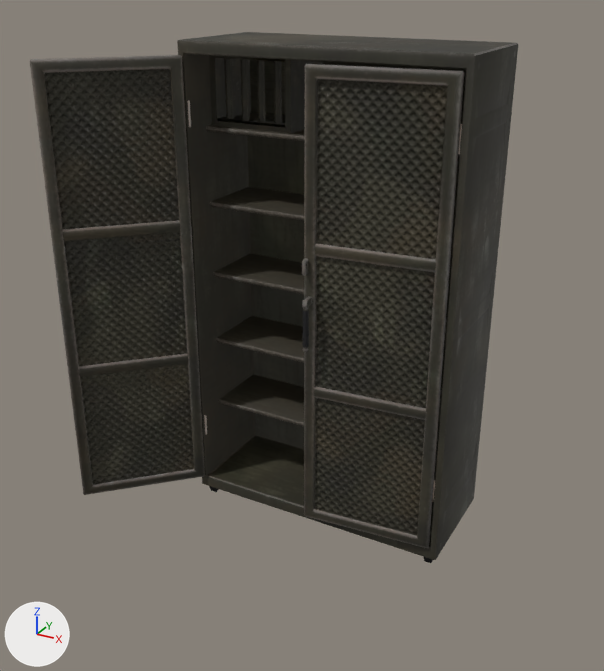
One commit to the FBX model Assets/_GoodCopBadCop/_Models/locker-equipment/source/Locker_Equipment/Locker_Equipment.fbx: the scene before it, then after it.
The view is the same before and after, from a 50 mm lens placed at (1.46, -2.99, 2.3), pointed at (-0.03, -0.27, 0.94). Arrows for +X, +Y and +Z are at lower left; the lights stay in place. The picture after the commit comes second. Where no turn or scale is listed for an object, it has been applied to the vertices.

Objects in the first picture: 'Cube', 'Cube.002', 'locker_Equip_01', 'locker_Equip_01.001', 'locker_Equip_01_L_Door', 'locker_Equip_01_R_Door'.
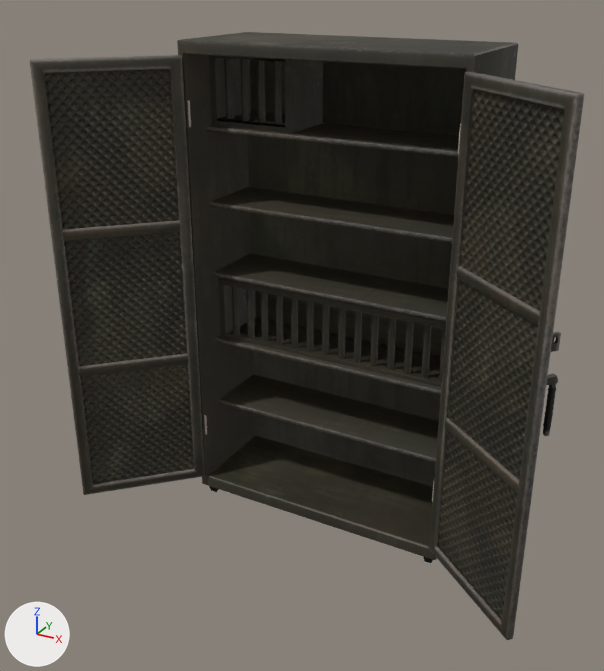
Pixel boxes (x1, y1, x2, y2) of what changed, in the pictures (604 x 671 px):
'locker_Equip_01_R_Door', turned
    before: (302, 64, 464, 548)
    after: (429, 72, 584, 640)
'Cube.003', added
    after: (219, 278, 446, 387)
'Cube.001', added
    after: (224, 283, 446, 386)
'locker_Equip_01.001', unchanged, uncovered by the edit
    before: (206, 125, 460, 463)
    after: (206, 123, 459, 463)

The change, as a diff of the scene's bpy script:
```diff
--- a/Assets/_GoodCopBadCop/_Models/locker-equipment/source/Locker_Equipment/Locker_Equipment.fbx.py
+++ b/Assets/_GoodCopBadCop/_Models/locker-equipment/source/Locker_Equipment/Locker_Equipment.fbx.py
@@ me_cube_002 @@
+me_cube_002.from_pydata(...)  # 196 vertices, 136 faces; spans x -0.574..0.504, y -0.015..0.033, z -0.256..-0.001
+me_cube_002.materials.append(mat_locker_equip_01_body)
@@ me_cube_003 @@
+me_cube_003.from_pydata(...)  # 16 vertices, 13 faces; spans x -0.186..0.929, y -0.096..0.17, z -0.148..0.148
+me_cube_003.materials.append(mat_locker_equip_01_body)
@@ ob_locker_equip_01_r_door @@
 ob_locker_equip_01_r_door.location = (0.561, -0.253, 1.047)
-ob_locker_equip_01_r_door.rotation_euler = (0.0, 0.0, -1.484)  # degrees (0, 0, -85)
+ob_locker_equip_01_r_door.rotation_euler = (0.0, 0.0, 0.884)  # degrees (0, 0, 51)
@@ ob_cube_001 @@
+ob_cube_001 = bpy.data.objects.new('Cube.001', me_cube_002)
+ob_cube_001.location = (0.035, -0.081, 1.023)
@@ ob_cube_003 @@
+ob_cube_003 = bpy.data.objects.new('Cube.003', me_cube_003)
+ob_cube_003.location = (-0.366, 0.0, 0.895)
```
